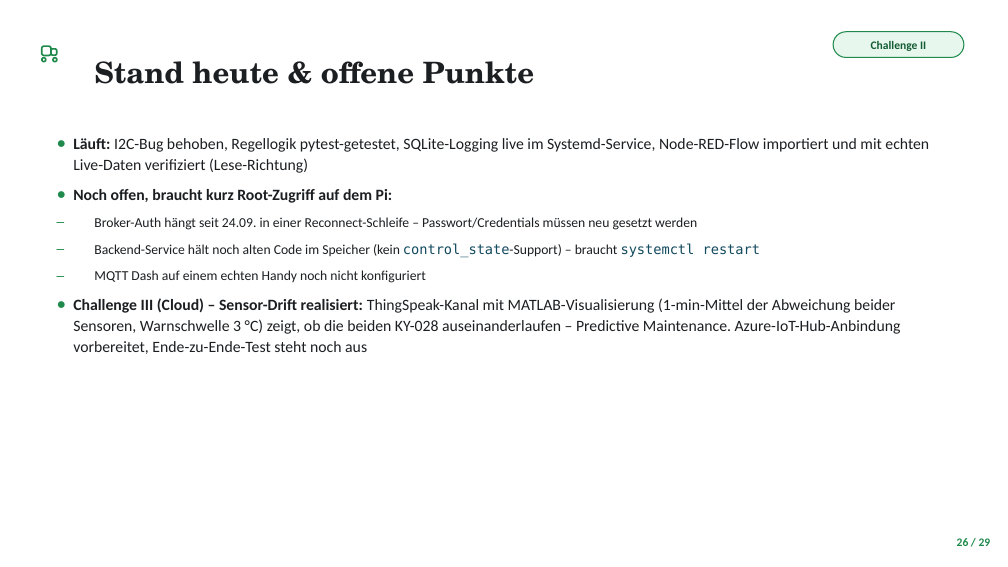
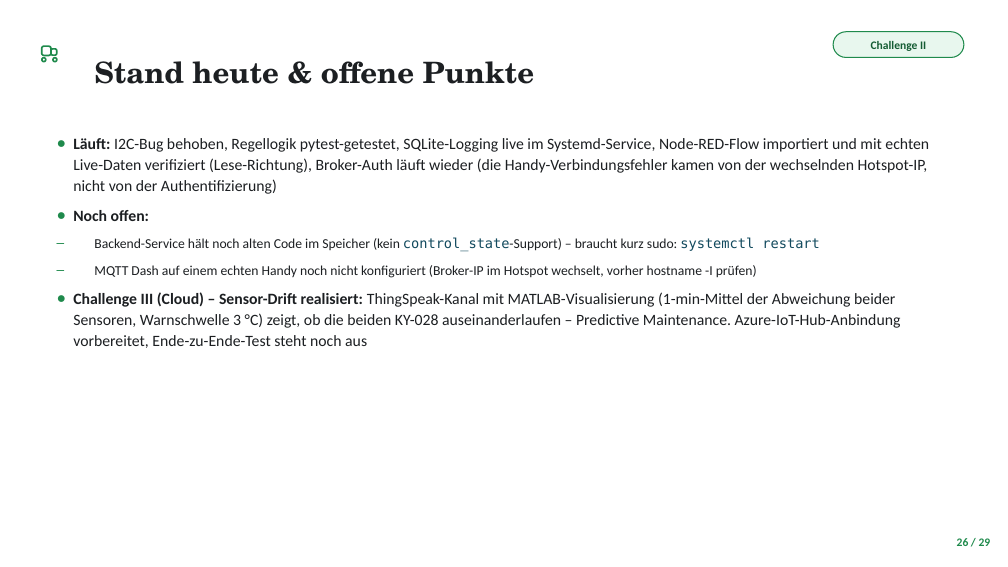
Before and after one commit to 47Felix/RasberryPI-Team-13, a slide deck: slide 26 of Praesentation/ice-truck-praesentation.pptx. Drawn at 1008x567 pixels with LibreOffice and Linux fonts; fonts in the diff are those of the drawing. Boxes give left, top, right and bottom in pixels: in the first picture for what was removed or moved away, otherwise in the second. Text is boxed around its words. In the diff, an @@ line names an element or a change of style, - is before the commit and + after.

```diff
--- a/Praesentation/ice-truck-praesentation.pptx
+++ b/Praesentation/ice-truck-praesentation.pptx
@@ text at bbox=[73, 138, 929, 278]: text changed; size 13 to 15 pt @@
-● Läuft: I2C-Bug behoben, Regellogik pytest-getestet, SQLite-Logging live im Systemd-Service, Node-RED-Flow importiert und mit echten Live-Daten verifiziert (Lese-Richtung)
-● Noch offen, braucht kurz Root-Zugriff auf dem Pi:
-– Broker-Auth hängt seit 24.09. in einer Reconnect-Schleife – Passwort/Credentials müssen neu gesetzt werden
-– Backend-Service hält noch alten Code im Speicher (kein control_state-Support) – braucht systemctl restart
-– MQTT Dash auf einem echten Handy noch nicht konfiguriert
+● Läuft: I2C-Bug behoben, Regellogik pytest-getestet, SQLite-Logging live im Systemd-Service, Node-RED-Flow importiert und mit echten Live-Daten verifiziert (Lese-Richtung), Broker-Auth läuft wieder (die Handy-Verbindungsfehler kamen von der wechselnden Hotspot-IP, nicht von der Authentifizierung)
+● Noch offen:
+– Backend-Service hält noch alten Code im Speicher (kein control_state-Support) – braucht kurz sudo: systemctl restart
+– MQTT Dash auf einem echten Handy noch nicht konfiguriert (Broker-IP im Hotspot wechselt, vorher hostname -I prüfen)
```
Also in this commit, not shown: 15 other files.
